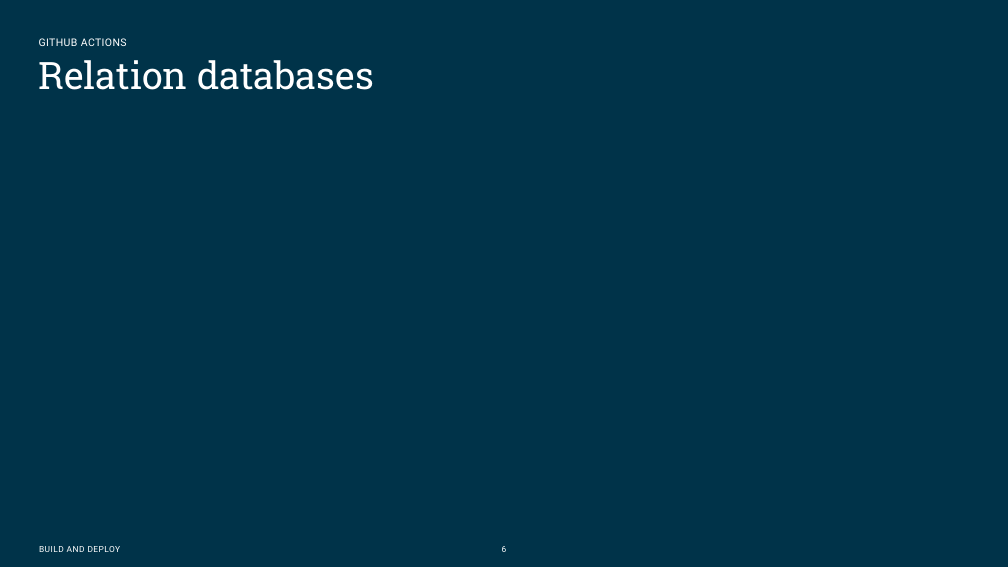
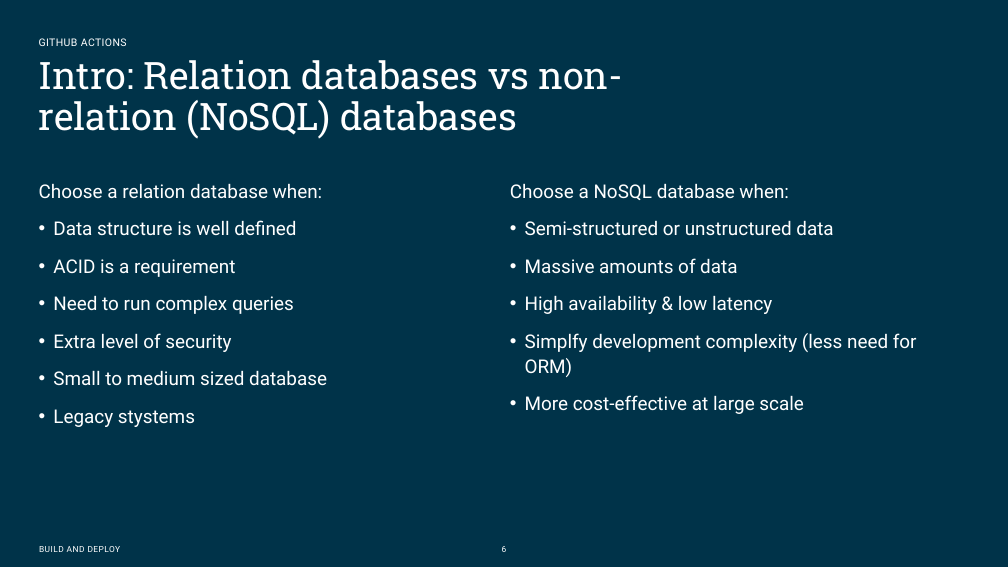
Before and after one commit to Omegapoint-Norge-Academy/storage-and-databases, a slide deck: slide 6 of Presentation material/Databases APP.pptx. Drawn at 1008x567 pixels with LibreOffice and Linux fonts; fonts in the diff are those of the drawing; background and template pictures are left out. Boxes give left, top, right and bottom in pixels: in the first picture for what was removed or moved away, otherwise in the second. Text is boxed around its words. In the diff, an @@ line names an element or a change of style, - is before the commit and + after.

```diff
--- a/Presentation material/Databases APP.pptx
+++ b/Presentation material/Databases APP.pptx
@@ title at (39,60,624,139): text changed @@
-Relation databases
+Intro: Relation databases vs non-relation (NoSQL) databases
@@ text added at (39,183,327,427), 18 pt, text #FFFFFF @@
+Choose a relation database when:
+• Data structure is well defined
+• ACID is a requirement
+• Need to run complex queries
+• Extra level of security
+• Small to medium sized database
+• Legacy stystems
@@ text added at (510,183,917,414), 18 pt, text #FFFFFF @@
+Choose a NoSQL database when:
+• Semi-structured or unstructured data
+• Massive amounts of data
+• High availability & low latency
+• Simplfy development complexity (less need for ORM)
+• More cost-effective at large scale
```
Also in this commit, not shown: 6 other slides changed, 1 slide added, 4 other files.
